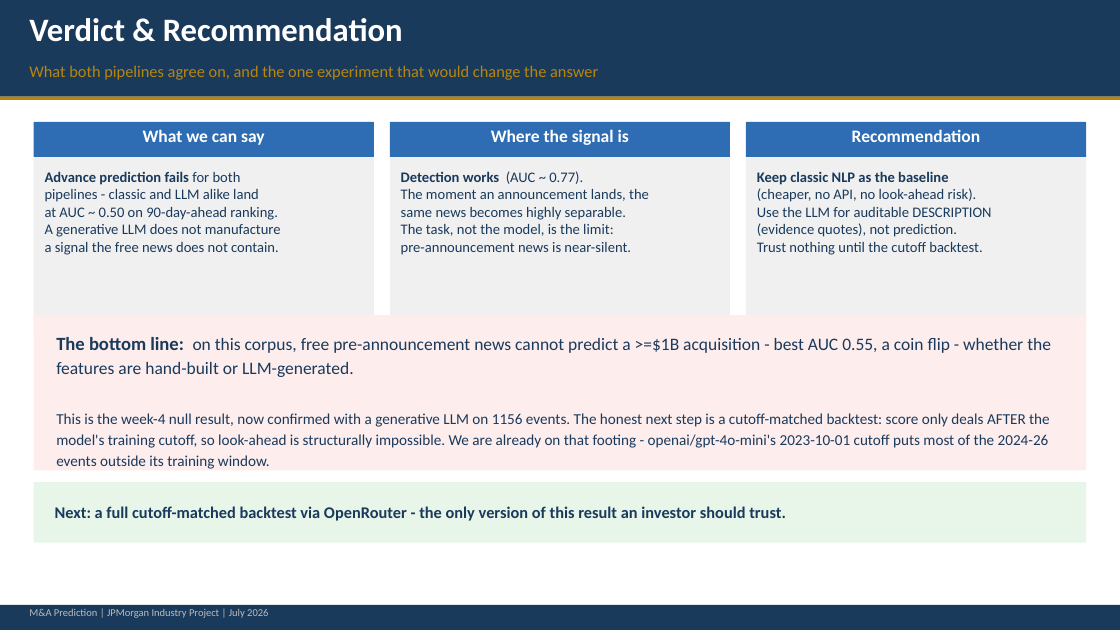
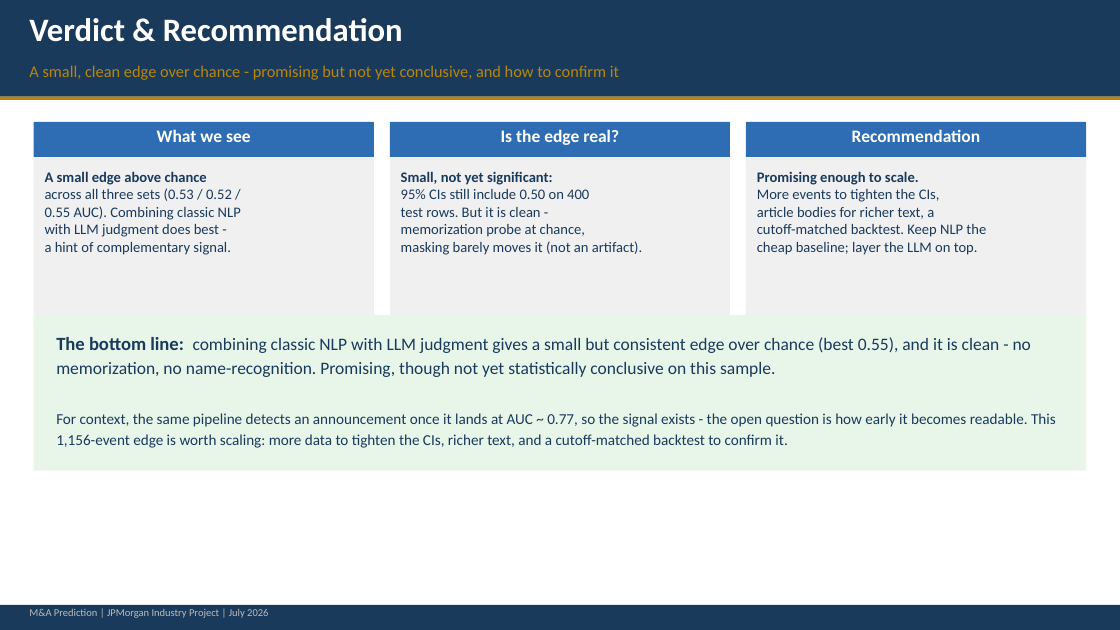
Before and after one commit to cindyfu0312/ucb-jpm-MA-prediction, a slide deck: slide 12 of reports/week7_ma_prediction_nlp_vs_llm_presentation.pptx (slide 9 before the commit). Drawn at 1120x630 pixels with LibreOffice and Linux fonts; fonts in the diff are those of the drawing. Boxes give left, top, right and bottom in pixels: in the first picture for what was removed or moved away, otherwise in the second. Text is boxed around its words. In the diff, an @@ line names an element or a change of style, - is before the commit and + after.

Commit message:
Week 7 deck: reframe as a small clean edge, add cited-sources and methodology slides
- Reframe the verdict from a flat null to "a small but consistent edge above
  chance" (combined 0.55 beats either pipeline alone), while keeping the honest
  "not yet significant, 95% CIs include 0.50" caveat wherever a claim is made.
- Remove the coloured callout banners from the bottom of every slide.
- Label the sample as "2,002 windows (pre/baseline) from 1,156 events" so the
  count cannot be misread as a year.
- New slide "Every LLM Score Cites Its Source": each signal must quote the exact
  headline behind it; 22/22 citations verified verbatim against the source text
  (curated examples in outputs/week7/cited_examples.json).
- Port the week-6 "Feature Dictionary" and "The Exact Call" methodology slides.
  Deck is now 13 slides.

```diff
--- a/reports/week7_ma_prediction_nlp_vs_llm_presentation.pptx
+++ b/reports/week7_ma_prediction_nlp_vs_llm_presentation.pptx
@@ text at [29, 65, 619, 80]: text changed @@
-What both pipelines agree on, and the one experiment that would change the answer
+A small, clean edge over chance - promising but not yet conclusive, and how to confirm it
@@ text at [157, 129, 251, 142]: text changed @@
-What we can say
+What we see
@@ text at [501, 129, 619, 145]: text changed @@
-Where the signal is
+Is the edge real?
@@ text at [45, 171, 241, 255]: text changed @@
-Advance prediction fails for both
-pipelines - classic and LLM alike land
-at AUC ~ 0.50 on 90-day-ahead ranking.
-A generative LLM does not manufacture
-a signal the free news does not contain.
+A small edge above chance
+across all three sets (0.53 / 0.52 /
+0.55 AUC). Combining classic NLP
+with LLM judgment does best -
+a hint of complementary signal.
@@ text at [401, 171, 642, 255]: text changed @@
-Detection works (AUC ~ 0.77).
-The moment an announcement lands, the
-same news becomes highly separable.
-The task, not the model, is the limit:
-pre-announcement news is near-silent.
+Small, not yet significant:
+95% CIs still include 0.50 on 400
+test rows. But it is clean -
+memorization probe at chance,
+masking barely moves it (not an artifact).
@@ text at [757, 171, 986, 255]: text changed @@
-Keep classic NLP as the baseline
-(cheaper, no API, no look-ahead risk).
-Use the LLM for auditable DESCRIPTION
-(evidence quotes), not prediction.
-Trust nothing until the cutoff backtest.
+Promising enough to scale.
+More events to tighten the CIs,
+article bodies for richer text, a
+cutoff-matched backtest. Keep NLP the
+cheap baseline; layer the LLM on top.
@@ rectangle at [34, 315, 1086, 471]: fill #FDEDEC to #E8F5E9 @@
@@ text at [56, 337, 1056, 448]: text changed @@
-The bottom line: on this corpus, free pre-announcement news cannot predict a >=$1B acquisition - best AUC 0.55, a coin flip - whether the features are hand-built or LLM-generated.
-This is the week-4 null result, now confirmed with a generative LLM on 1156 events. The honest next step is a cutoff-matched backtest: score only deals AFTER the model's training cutoff, so look-ahead is structurally impossible. We are already on that footing - openai/gpt-4o-mini's 2023-10-01 cutoff puts most of the 2024-26 events outside its training window.
+The bottom line: combining classic NLP with LLM judgment gives a small but consistent edge over chance (best 0.55), and it is clean - no memorization, no name-recognition. Promising, though not yet statistically conclusive on this sample.
+For context, the same pipeline detects an announcement once it lands at AUC ~ 0.77, so the signal exists - the open question is how early it becomes readable. This 1,156-event edge is worth scaling: more data to tighten the CIs, richer text, and a cutoff-matched backtest to confirm it.
@@ rectangle removed at [34, 482, 1086, 543] @@
@@ text removed at [55, 506, 786, 521] @@
-Next: a full cutoff-matched backtest via OpenRouter - the only version of this result an investor should trust.
```
Also in this commit, not shown: 7 other slides changed, 3 slides added, 2 other files.
